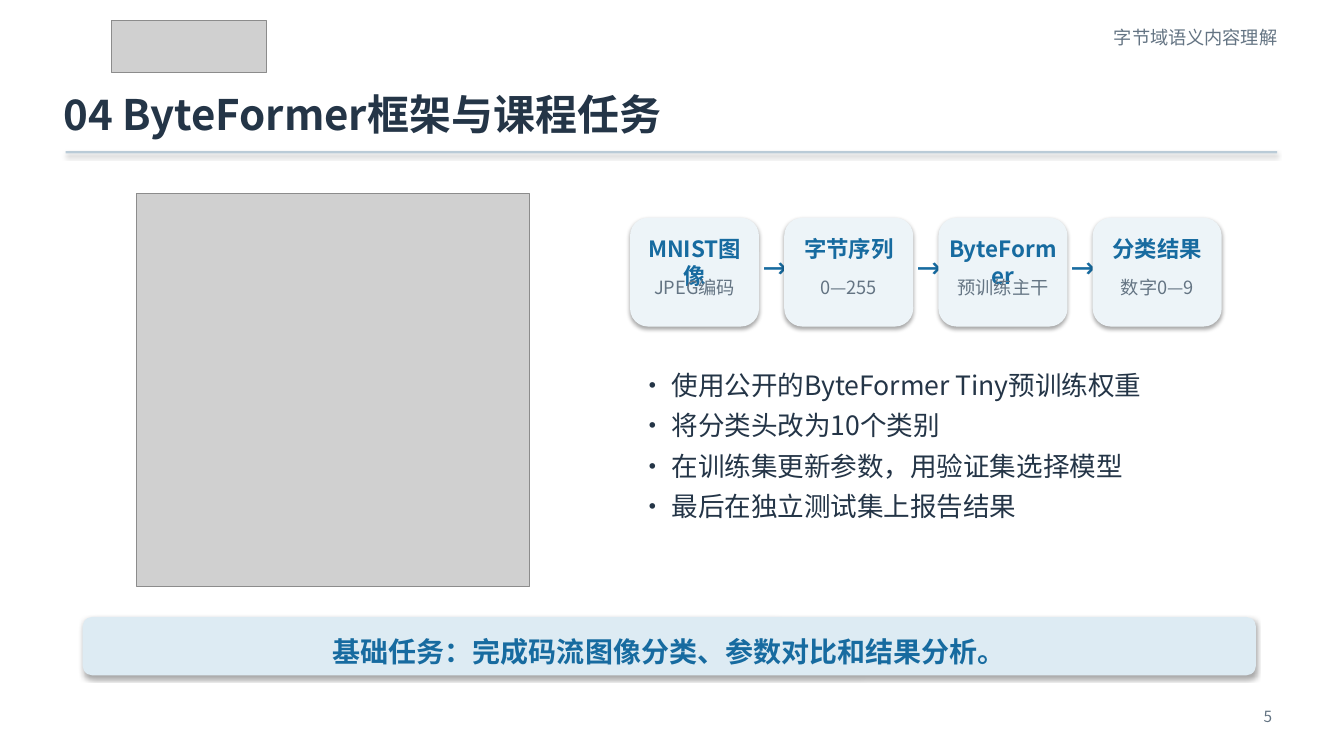
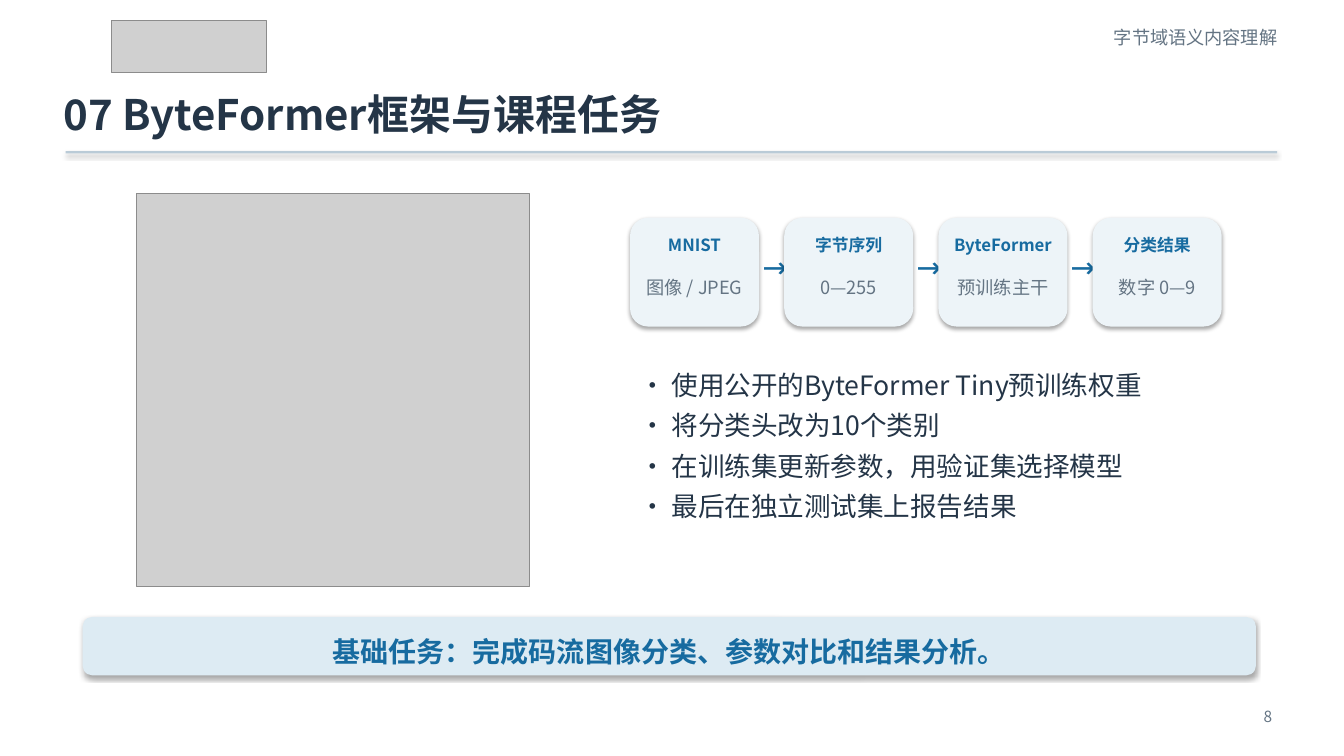
Before and after one commit to Franklin-L/byteformer-mnist-course, a slide deck: slide 8 of docs/ByteFormer_MNIST_零基础实验课.pptx (slide 5 before the commit). Drawn at 1344x756 pixels with LibreOffice and Linux fonts; fonts in the diff are those of the drawing; grey boxes stand for pictures. Boxes give left, top, right and bottom in pixels: in the first picture for what was removed or moved away, otherwise in the second. Text is boxed around its words. In the diff, an @@ line names an element or a change of style, - is before the commit and + after.

```diff
--- a/docs/ByteFormer_MNIST_零基础实验课.pptx
+++ b/docs/ByteFormer_MNIST_零基础实验课.pptx
@@ text at [63, 94, 662, 140]: text changed @@
-04 ByteFormer框架与课程任务
+07 ByteFormer框架与课程任务
@@ text at [668, 238, 721, 252]: text changed; size 16 to 12 pt @@
-MNIST图像
+MNIST
@@ size 16 to 12 pt in 3 elements at [815, 236, 882, 253], [954, 238, 1052, 255], [1124, 236, 1191, 253] @@
@@ text at [647, 279, 742, 296]: text changed @@
-JPEG编码
+图像 / JPEG
@@ text at [1119, 278, 1195, 296]: spaces changed @@
-数字0—9
+数字 0—9
@@ text at [1264, 710, 1273, 722]: text changed @@
-5
+8
```
Also in this commit, not shown: 13 other slides changed, 4 slides added, 1 slide removed, 9 other files.
